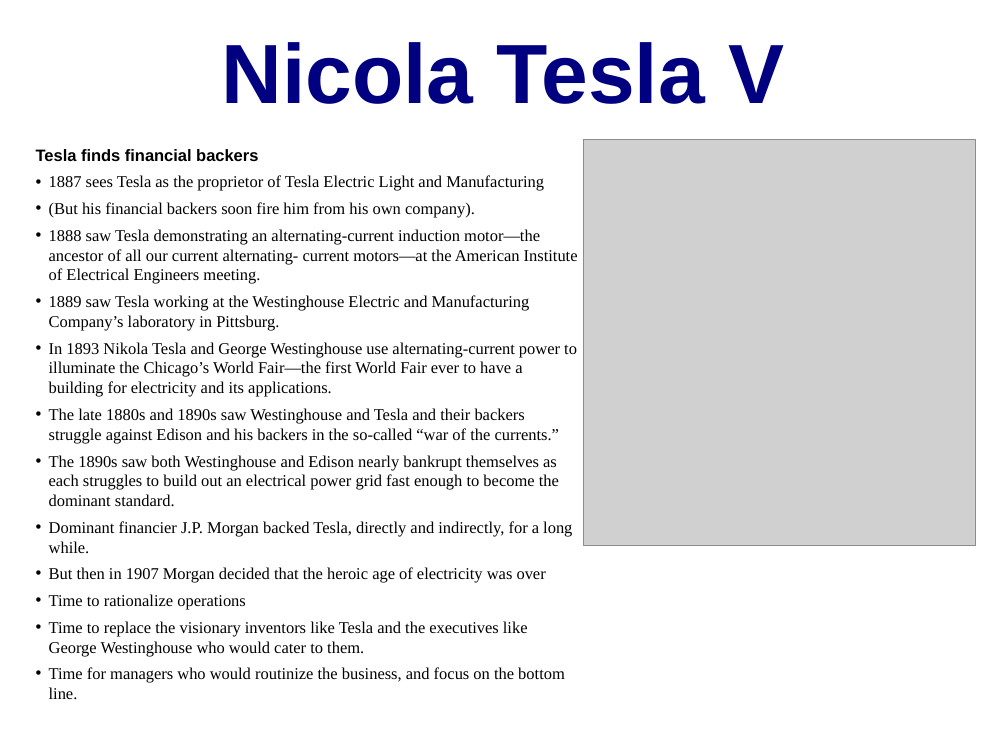
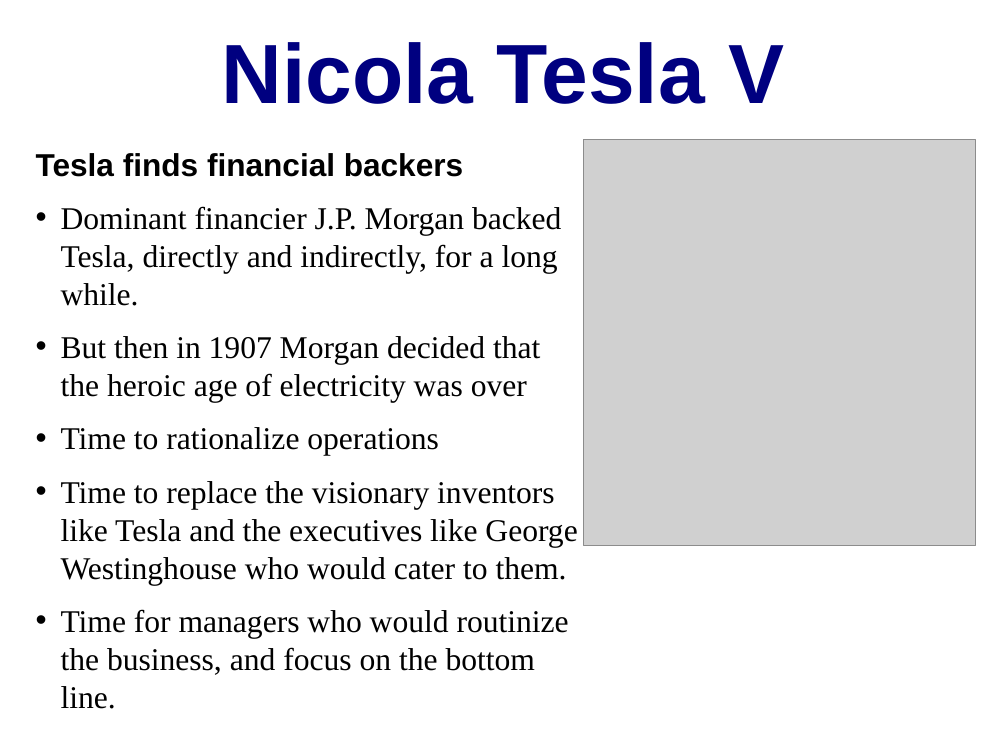
Before and after one commit to DavidLJ/public-files, a slide deck: slide 39 of econ-115-lecture-2.pptx (slide 38 before the commit). Drawn at 1008x756 pixels with LibreOffice and Linux fonts; fonts in the diff are those of the drawing; grey boxes stand for pictures. Boxes give left, top, right and bottom in pixels: in the first picture for what was removed or moved away, otherwise in the second. Text is boxed around its words. In the diff, an @@ line names an element or a change of style, - is before the commit and + after.

```diff
--- a/econ-115-lecture-2.pptx
+++ b/econ-115-lecture-2.pptx
@@ text "Tesla finds financial backers" at (36, 153, 577, 709): size 11.8 to 22.6 pt; more space between paragraphs; indent changed @@
@@ text at (49, 175, 578, 507): paragraphs removed @@
-• 1887 sees Tesla as the proprietor of Tesla Electric Light and Manufacturing
-• (But his financial backers soon fire him from his own company).
-• 1888 saw Tesla demonstrating an alternating-current induction motor—the ancestor of all our current alternating- current motors—at the American Institute of Electrical Engineers meeting.
-• 1889 saw Tesla working at the Westinghouse Electric and Manufacturing Company’s laboratory in Pittsburg.
-• In 1893 Nikola Tesla and George Westinghouse use alternating-current power to illuminate the Chicago’s World Fair—the first World Fair ever to have a building for electricity and its applications.
-• The late 1880s and 1890s saw Westinghouse and Tesla and their backers struggle against Edison and his backers in the so-called “war of the currents.”
-• The 1890s saw both Westinghouse and Edison nearly bankrupt themselves as each struggles to build out an electrical power grid fast enough to become the dominant standard.
```
Also in this commit, not shown: 9 other slides changed, 1 slide added.
